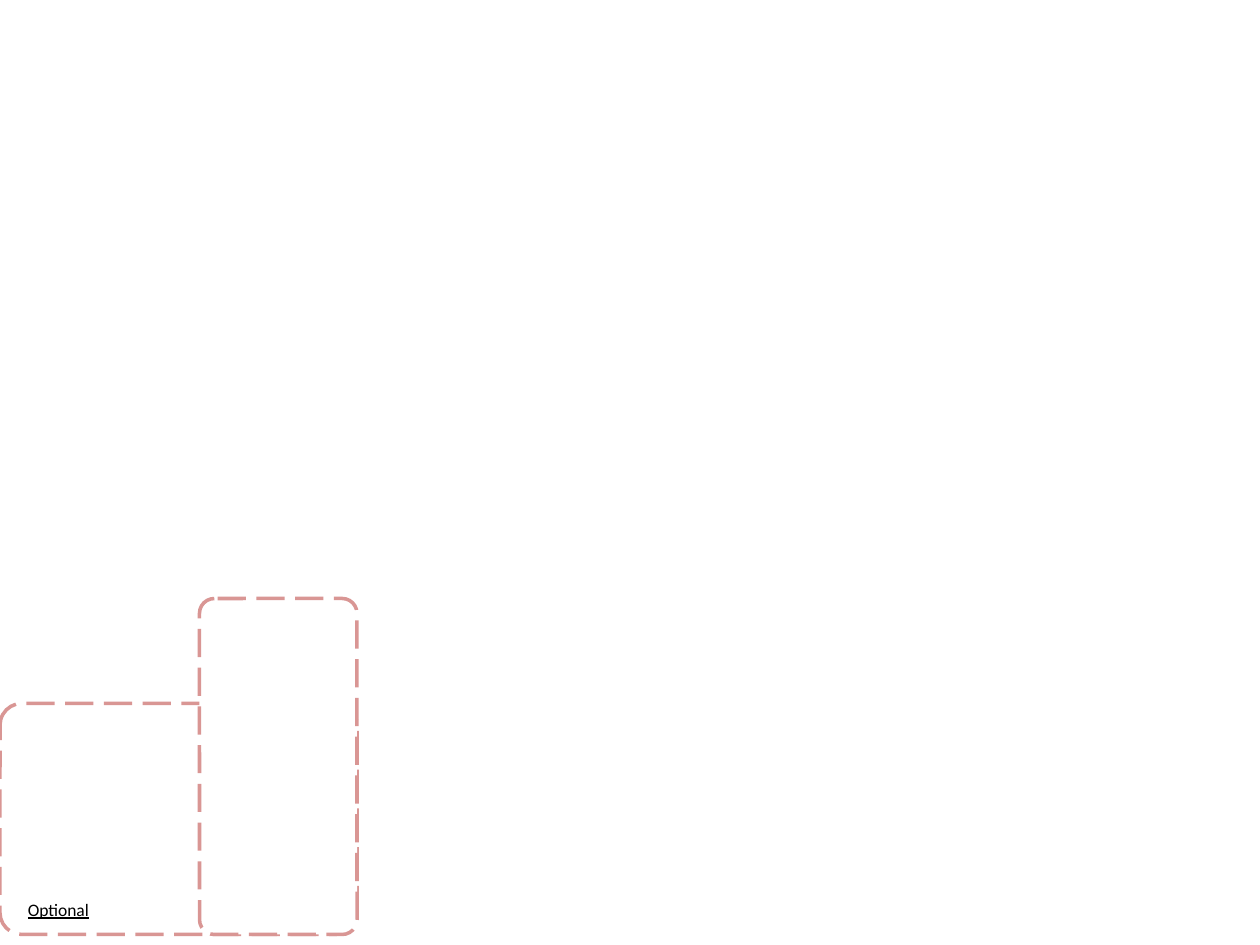
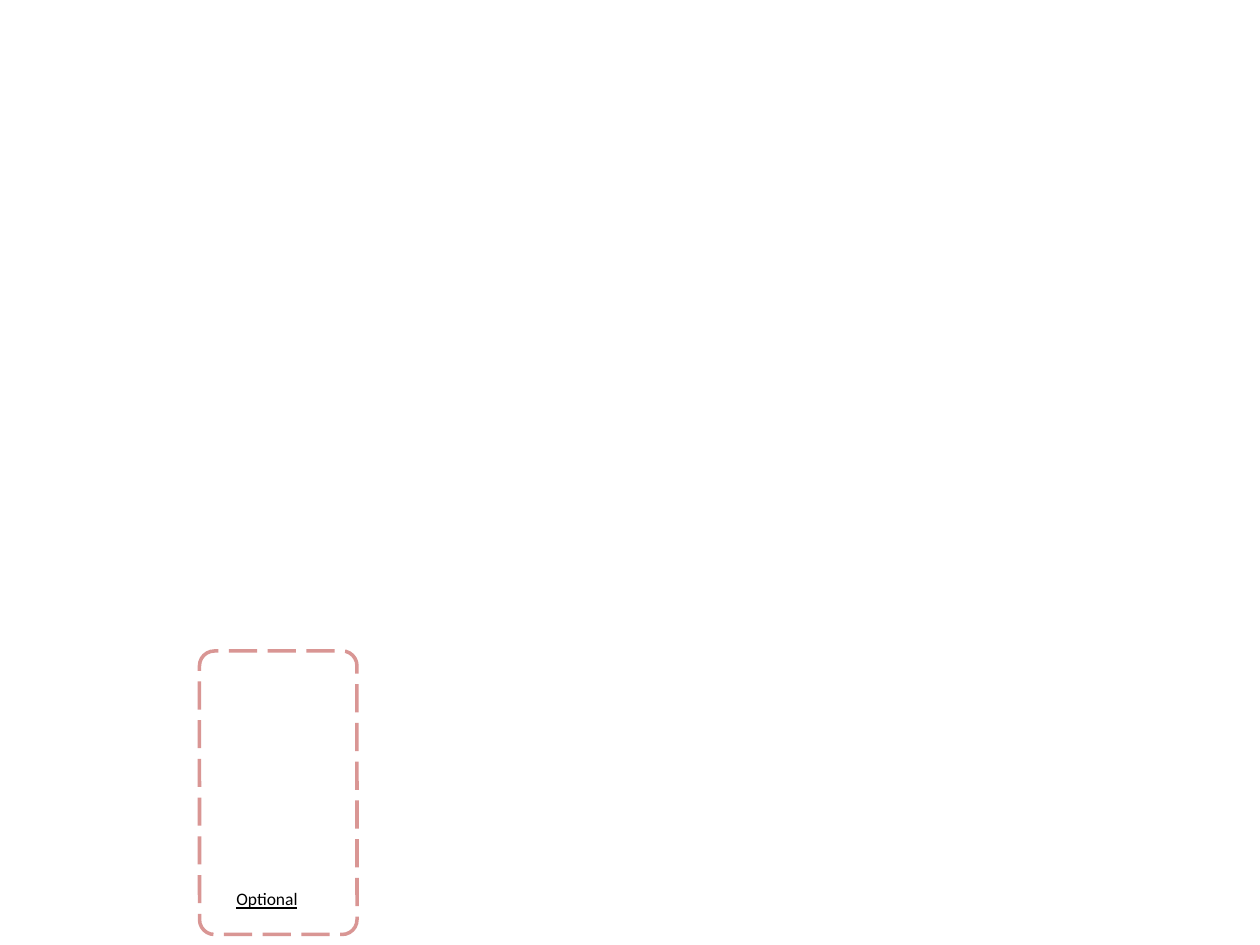
Before and after one commit to NCIP/iso21090, a slide deck: slide 1 of documents/Release1/project_management/ISO Project Team - Org Chart.ppt. Drawn at 1260x945 pixels with LibreOffice and Linux fonts; fonts in the diff are those of the drawing; background and template pictures are left out. Boxes give left, top, right and bottom in pixels: in the first picture for what was removed or moved away, otherwise in the second. Text is boxed around its words. In the diff, an @@ line names an element or a change of style, - is before the commit and + after.

Commit message:
SVN-Revision: 105

```diff
--- a/documents/Release1/project_management/ISO Project Team - Org Chart.ppt
+++ b/documents/Release1/project_management/ISO Project Team - Org Chart.ppt
@@ freeform shape: place and size @@
-freeform shape at [199, 598, 357, 935]
+freeform shape at [199, 651, 357, 935]
@@ rounded rectangle removed at [0, 703, 357, 934] @@
@@ text "Optional": place and size @@
-text "Optional" at [28, 904, 89, 919]
+text "Optional" at [236, 893, 297, 909]
```
